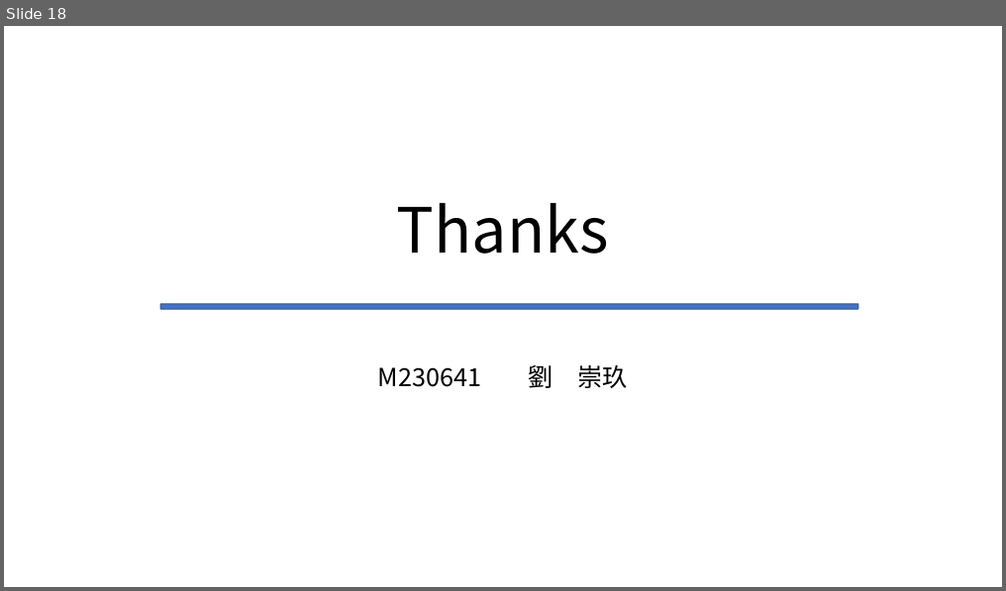
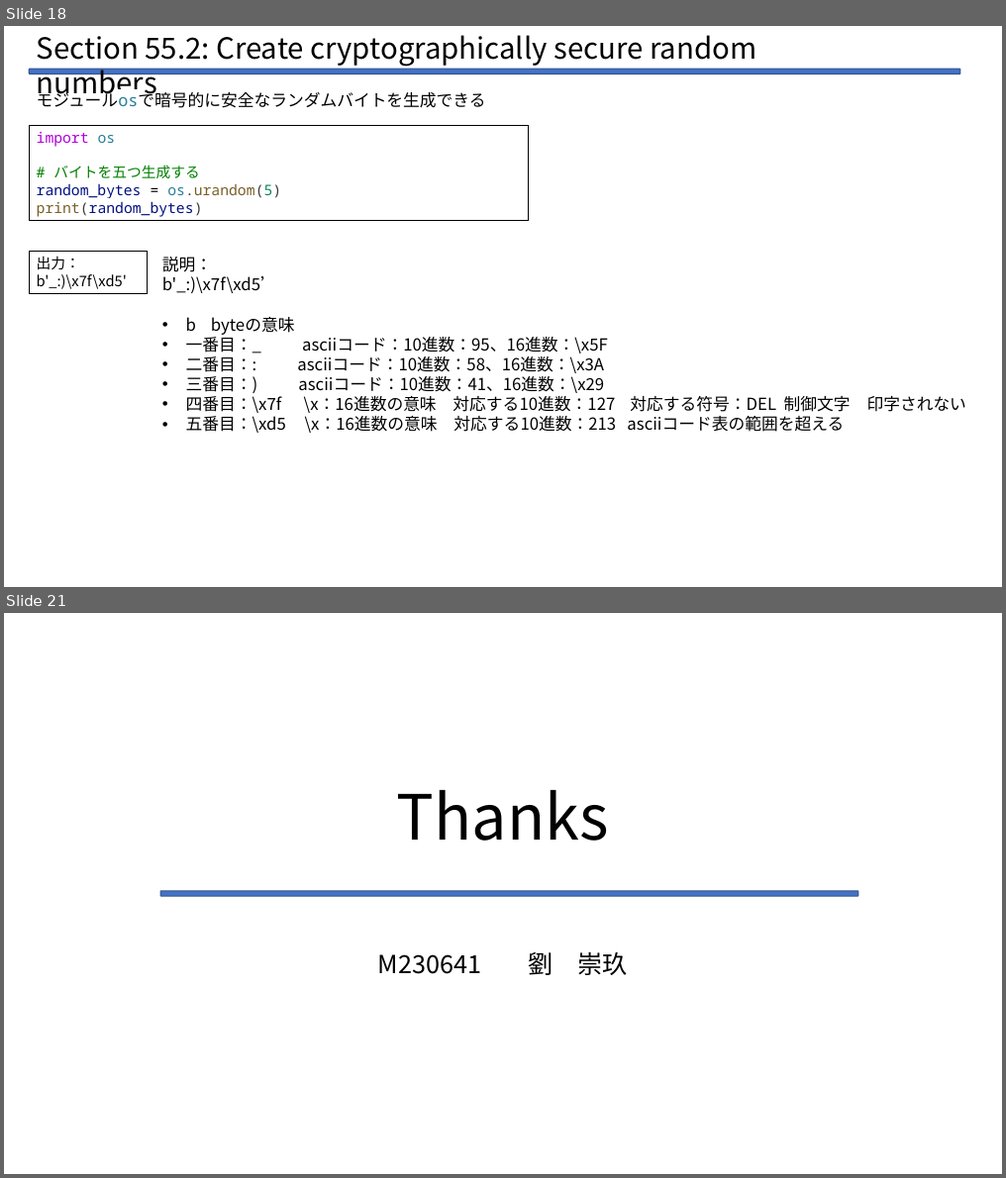
Before and after one commit to Legolas9999/zemi, a slide deck: lcj_zemi_python.pptx. Shown one above the other, each under a label of ours: slide 18 before the commit, slides 18 and 21 after it; the slides between them are not shown. The pictures are 1006x591 and 1006x1178 pixels, drawn with LibreOffice and Linux fonts; fonts in the diff are those of the drawing. Boxes give left, top, right and bottom in pixels: in the first picture for what was removed or moved away, otherwise in the second. Text is boxed around its words. In the diff, an @@ line names an element or a change of style, - is before the commit and + after.

```diff
--- a/lcj_zemi_python.pptx
+++ b/lcj_zemi_python.pptx
@@ slide 18 added at bbox=[4, 26, 1002, 587], background #FFFFFF @@
@@ text added at bbox=[37, 35, 756, 101], 28 pt, text #000000 @@
+Section 55.2: Create cryptographically secure random numbers
@@ rounded rectangle added at bbox=[29, 69, 960, 74], fill #4472C4, outline #325491 1 pt @@
@@ text added at bbox=[37, 89, 486, 108], 16 pt, text #000000 @@
+モジュールosで暗号的に安全なランダムバイトを生成できる
@@ rectangle added at bbox=[29, 126, 528, 221], outline #000000 0.75 pt, 14 pt, text #001080 @@
+import os
+# バイトを五つ生成する
+random_bytes = os.urandom(5)
+print(random_bytes)
@@ rectangle added at bbox=[29, 252, 147, 294], outline #000000 0.75 pt, 14 pt, text #000000 @@
+出力：
+b'_:)\x7f\xd5'
@@ text added at bbox=[162, 257, 850, 433], 16 pt, text #000000 @@
+説明：
+b'_:)\x7f\xd5’
+• b byteの意味
+• 一番目：_ asciiコード：10進数：95、16進数：\x5F
+• 二番目：: asciiコード：10進数：58、16進数：\x3A
+• 三番目：) asciiコード：10進数：41、16進数：\x29
+• 四番目：\x7f \x：16進数の意味 対応する10進数：127 対応する符号：DEL 制御文字 印字されない
+• 五番目：\xd5 \x：16進数の意味 対応する10進数：213 asciiコード表の範囲を超える
@@ what was slide 18 is now slide 21 @@
```
Also in this commit, not shown: 3 slides changed, 2 other slides added, 1 other file.
